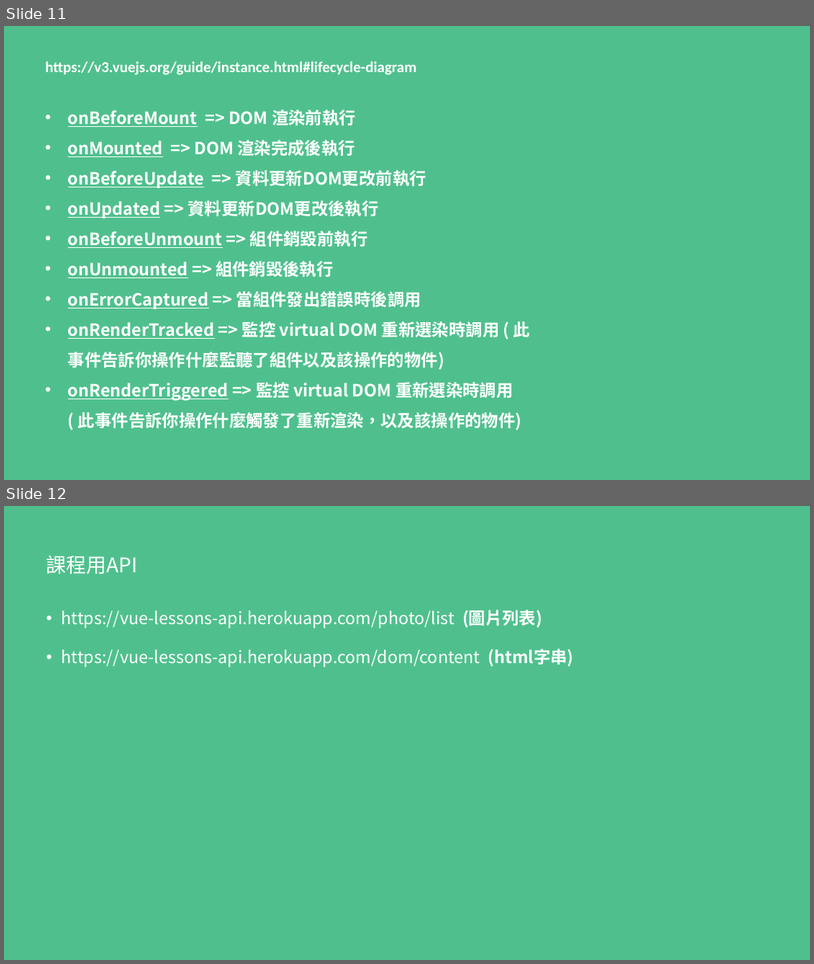
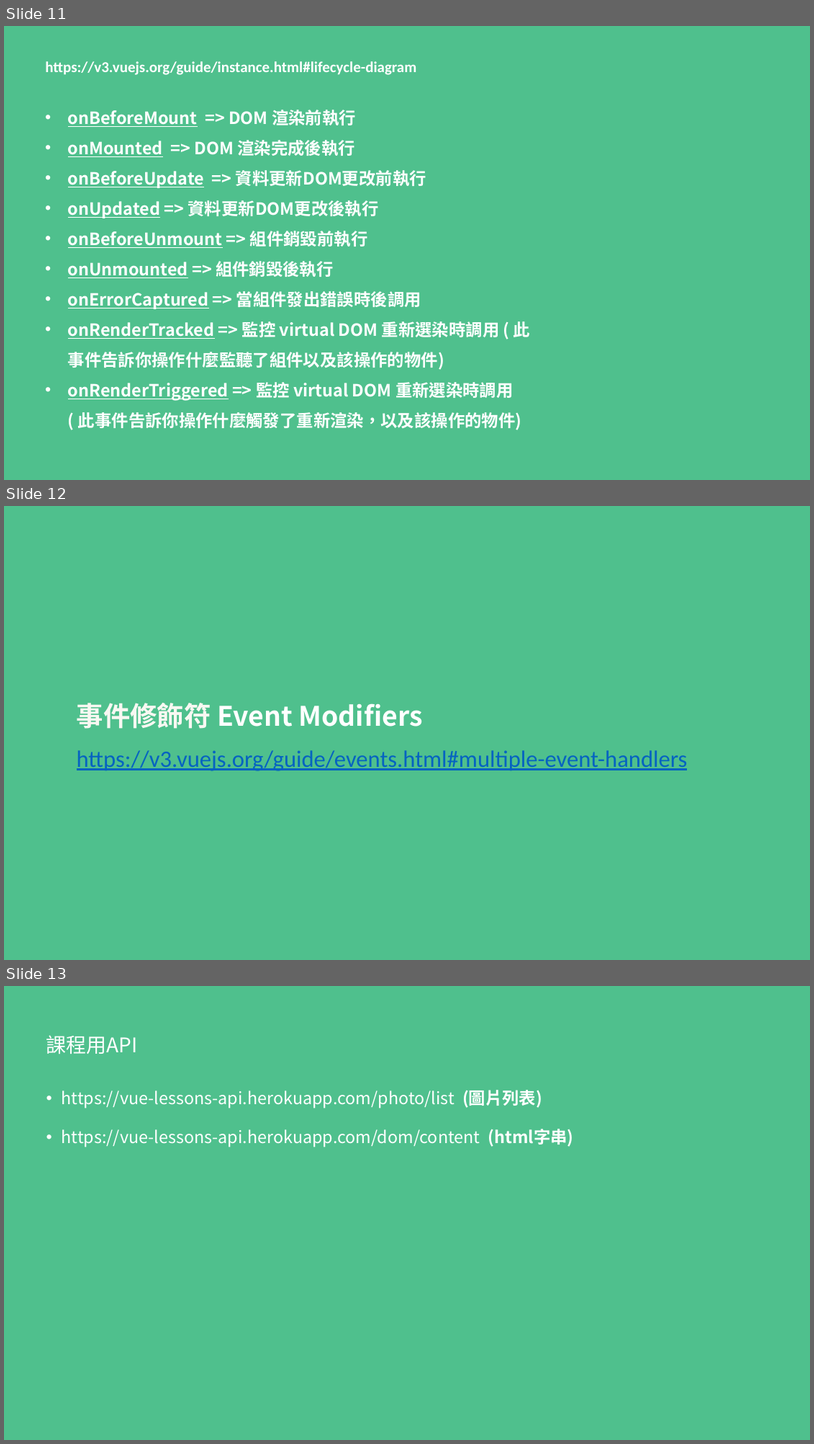
Before and after one commit to MikeOnlineCourse/Vue3_Course_Example, a slide deck: VUE-BASE/vue-base.pptx. Shown one above the other, each under a label of ours: slides 11 and 12 before the commit, slides 11, 12 and 13 after it. The pictures are 814x964 and 814x1444 pixels, drawn with LibreOffice and Linux fonts; fonts in the diff are those of the drawing. Boxes give left, top, right and bottom in pixels: in the first picture for what was removed or moved away, otherwise in the second. Text is boxed around its words. In the diff, an @@ line names an element or a change of style, - is before the commit and + after.

```diff
--- a/VUE-BASE/vue-base.pptx
+++ b/VUE-BASE/vue-base.pptx
@@ slide 12 added at [4, 506, 810, 960], background #4FC08D @@
@@ title added at [77, 703, 423, 728], 32 pt, text #FFFFFF, bold @@
+事件修飾符 Event Modifiers
@@ text added at [77, 750, 688, 771], 28 pt, text #0563C1, underline @@
+https://v3.vuejs.org/guide/events.html#multiple-event-handlers
@@ what was slide 12 is now slide 13 @@
```
Also in this commit, not shown: 2 other files.
